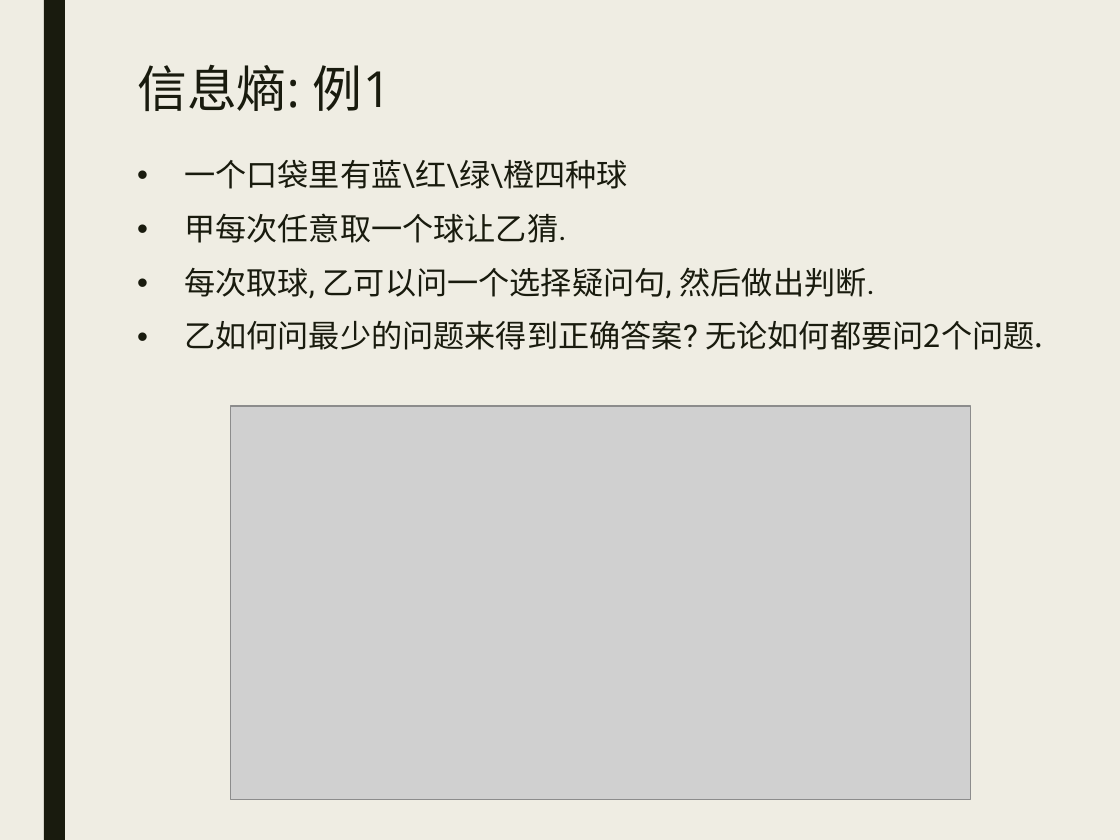
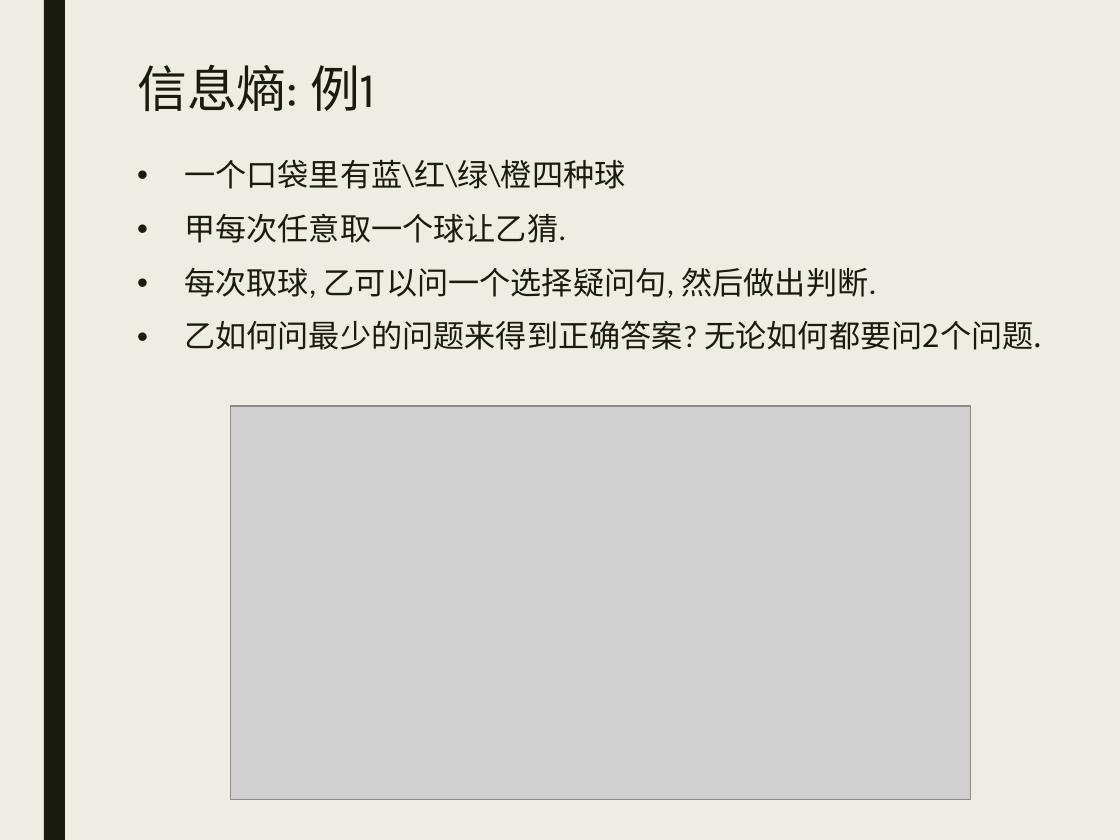
Before and after one commit to DavaiZa/ReadingNotes, a slide deck: slide 14 of cv/文可 - CS231n课程笔记 - Part1.pptx. Drawn at 1120x840 pixels with LibreOffice and Linux fonts; fonts in the diff are those of the drawing; grey boxes stand for pictures. Boxes give left, top, right and bottom in pixels: in the first picture for what was removed or moved away, otherwise in the second. Text is boxed around its words. In the diff, an @@ line names an element or a change of style, - is before the commit and + after.

```diff
--- a/cv/文可 - CS231n课程笔记 - Part1.pptx
+++ b/cv/文可 - CS231n课程笔记 - Part1.pptx
@@ title "信息熵: 例1" at bbox=[137, 64, 376, 111]: font Open Sans to Karla @@
@@ text "一个口袋里有蓝\红\绿\橙四种球" at bbox=[184, 160, 1042, 350]: font Roboto to Calibri in "一个口袋里有蓝\红\绿\橙四种球", "甲每次任意取一个球让乙猜.", "每次取球, 乙可以问一个选择疑问句, 然后做出判断.", "乙如何问最少的问题来得到正确答案?" @@
```
Also in this commit, not shown: 28 other slides changed, 1 other file.
